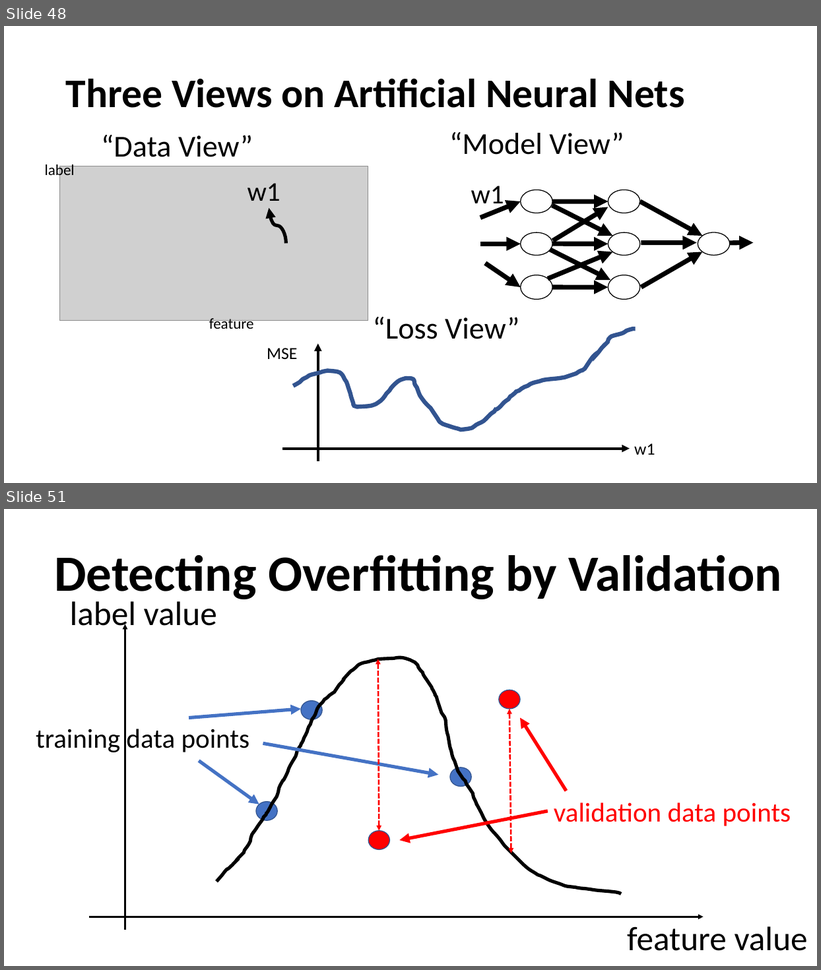
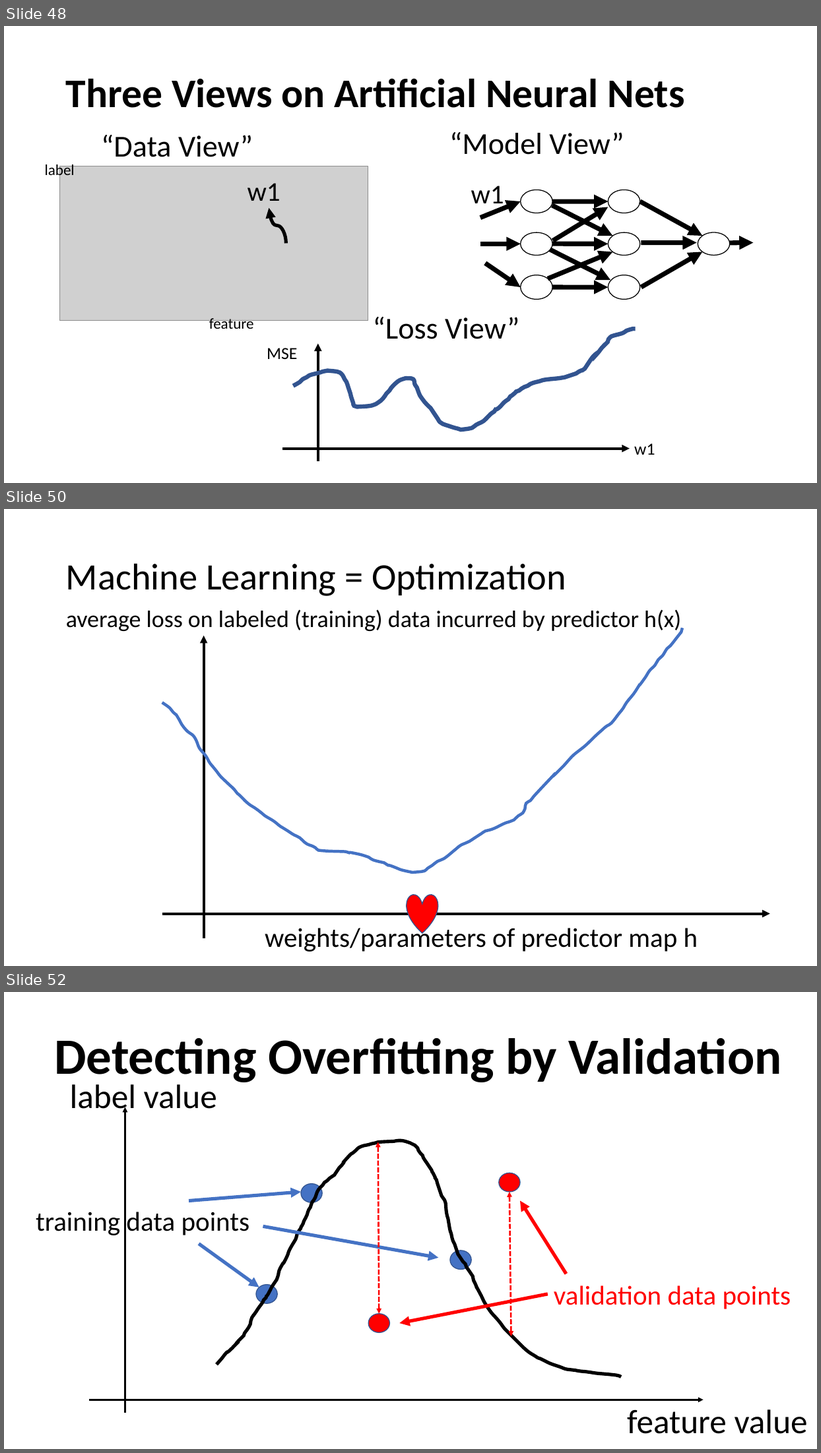
Before and after one commit to alexjungaalto/DeepLearningPython, a slide deck: slides/ThreeComponentsML.pptx. Shown one above the other, each under a label of ours: slides 48 and 51 before the commit, slides 48, 50 and 52 after it; the slides between them are not shown. The pictures are 821x970 and 821x1453 pixels, drawn with LibreOffice and Linux fonts; fonts in the diff are those of the drawing; grey boxes stand for pictures. Boxes give left, top, right and bottom in pixels: in the first picture for what was removed or moved away, otherwise in the second. Text is boxed around its words. In the diff, an @@ line names an element or a change of style, - is before the commit and + after.

```diff
--- a/slides/ThreeComponentsML.pptx
+++ b/slides/ThreeComponentsML.pptx
@@ slide 50 added at (x1=4, y1=509, x2=817, y2=966), background #FFFFFF @@
@@ title added at (x1=66, y1=563, x2=566, y2=596), 44 pt, text #000000 @@
+Machine Learning = Optimization
@@ text added at (x1=66, y1=610, x2=681, y2=633), 28 pt, text #000000 @@
+average loss on labeled (training) data incurred by predictor h(x)
@@ freeform shape added at (x1=162, y1=628, x2=682, y2=873), outline #4472C4 3.5 pt @@
@@ arrow added from (203, 939) to (203, 636), #000000 3 pt @@
@@ heart added at (x1=407, y1=894, x2=438, y2=933), fill #FF0000, outline #325491 1 pt @@
@@ arrow added from (162, 914) to (770, 914), #000000 3 pt @@
@@ text added at (x1=265, y1=925, x2=698, y2=952), 32 pt, text #000000 @@
+weights/parameters of predictor map h
@@ what was slide 51 is now slide 52 @@
```
Also in this commit, not shown: 8 slides changed, 2 other files.
